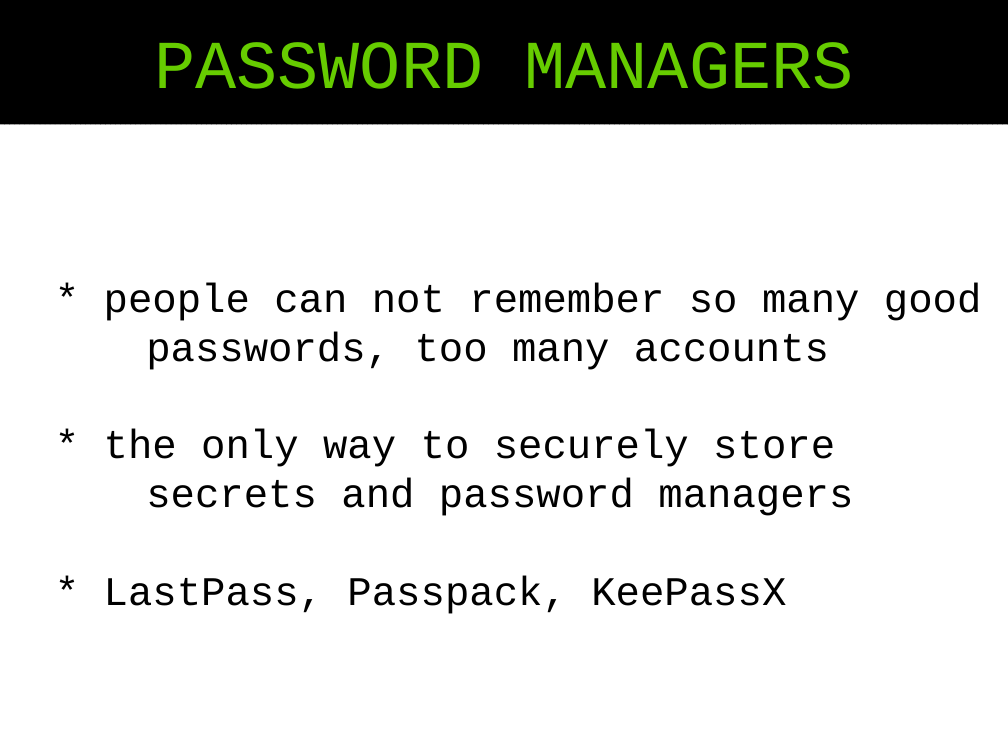
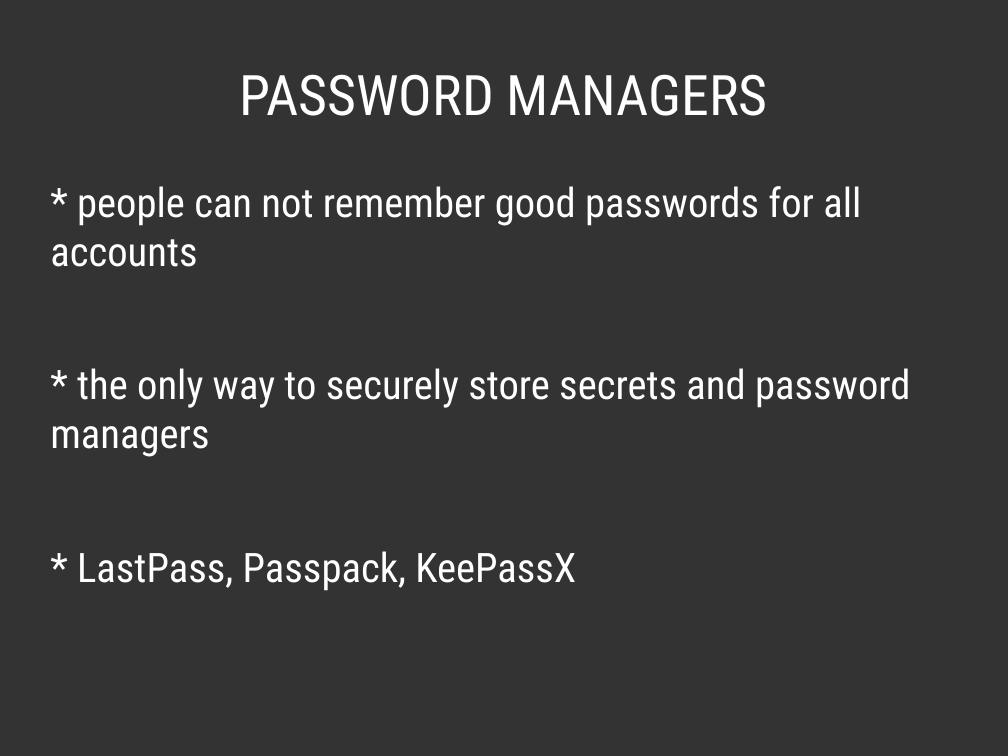
Before and after one commit to pjackowski/presentations, a slide deck: slide 32 of 04-password-security/04-password-security-slides-friday-lolz-01.odp (slide 30 before the commit). Drawn at 1008x756 pixels with LibreOffice and Linux fonts; fonts in the diff are those of the drawing. Boxes give left, top, right and bottom in pixels: in the first picture for what was removed or moved away, otherwise in the second. Text is boxed around its words. In the diff, an @@ line names an element or a change of style, - is before the commit and + after.

```diff
--- a/04-password-security/04-password-security-slides-friday-lolz-01.odp
+++ b/04-password-security/04-password-security-slides-friday-lolz-01.odp
@@ background #FFFFFF to #333333 @@
@@ title "PASSWORD MANAGERS": place and size @@
-title "PASSWORD MANAGERS" at (0,0,1008,124)
+title "PASSWORD MANAGERS" at (239,74,768,116)
@@ title "PASSWORD MANAGERS" at (239,74,768,116): size 54 to 44 pt, font Courier New to Roboto Condensed, text colour #66CC00 to #FFFFFF; fill pattern #000000 on #000000 to none @@
@@ text "* people can not remember ...": place and size @@
-text "* people can not remember ..." at (104,283,982,614)
+text "* people can not remember ..." at (50,186,911,591)
@@ text "* people can not remember ..." at (50,186,911,591): vertical alignment middle to top @@
@@ text at (50,186,911,457): text changed; font Courier New to Roboto Condensed; text colour #000000 to #FFFFFF @@
-* people can not remember so many good
-passwords, too many accounts
-* the only way to securely store
-secrets and password managers
+* people can not remember good passwords for all accounts
+* the only way to securely store secrets and password managers
@@ text at (77,551,576,591): font Courier New to Roboto Condensed, text colour #000000 to #FFFFFF in "* LastPass, Passpack, KeePassX"; more space between paragraphs @@
```
Also in this commit, not shown: 35 other slides changed, 4 slides added, 4 slides removed, 5 other files.
